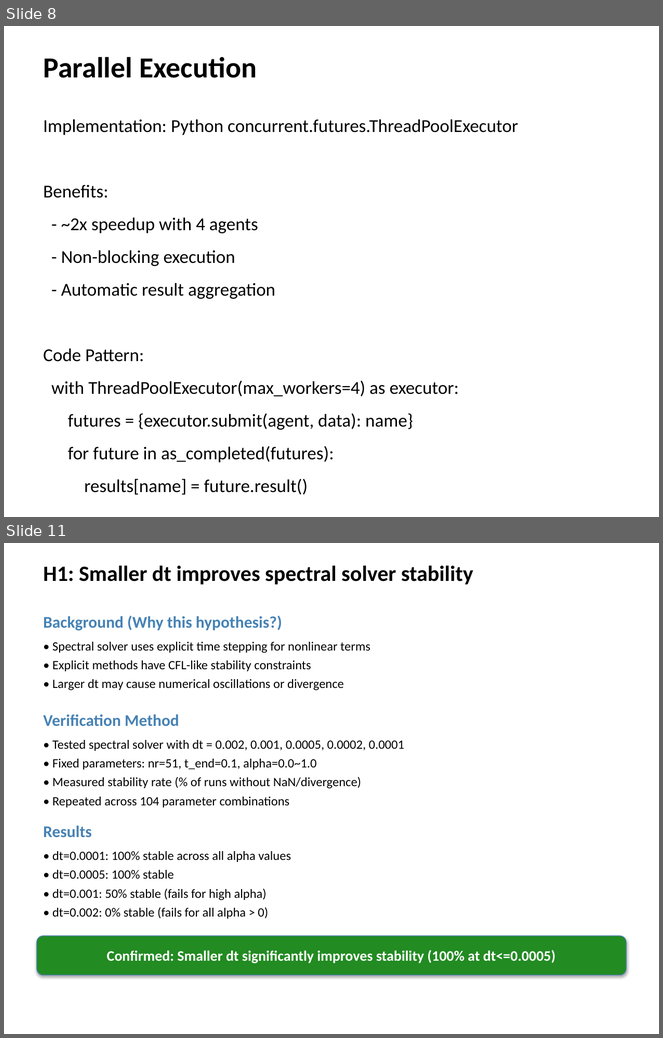
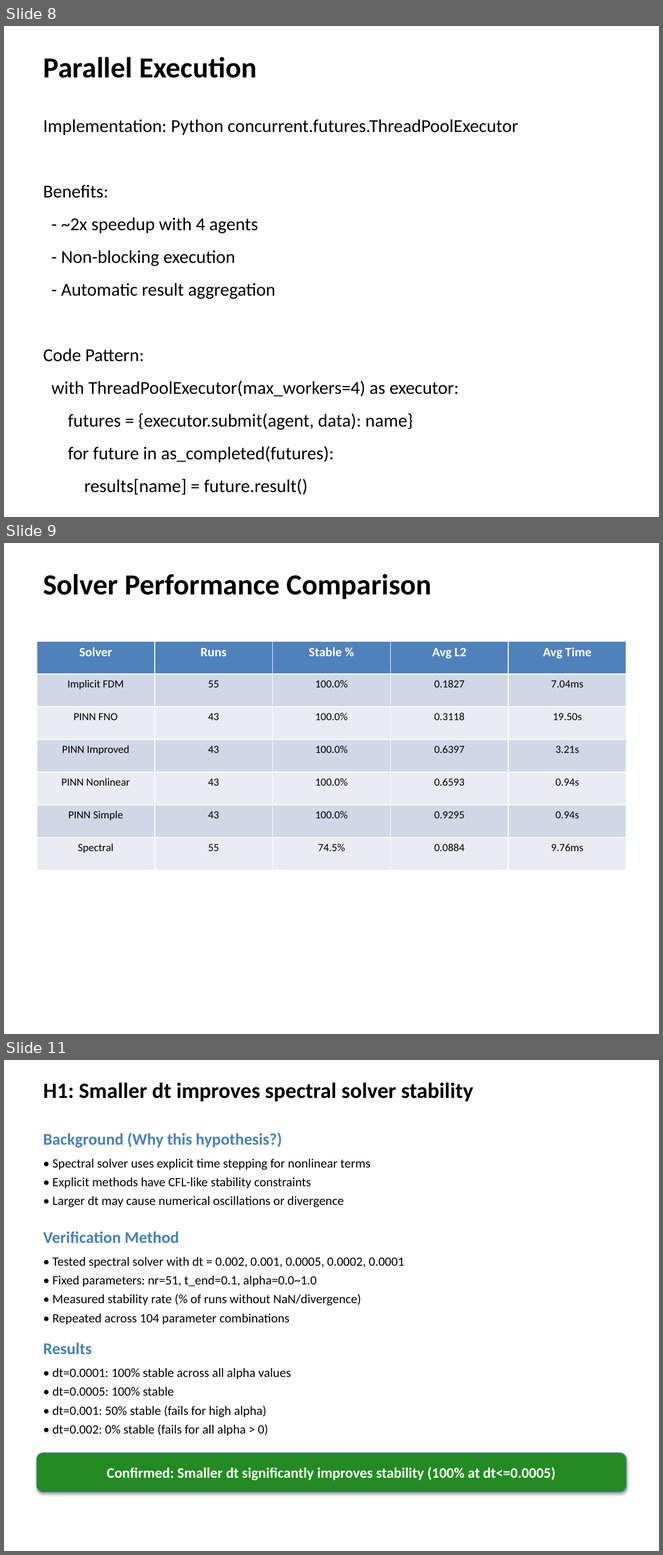
Before and after one commit to k-yoshimi/fusion-heat-transport-ai, a slide deck: docs/multiagent_presentation.pptx. Shown one above the other, each under a label of ours: slides 8 and 11 before the commit, slides 8, 9 and 11 after it; the slides between them are not shown. The pictures are 663x1038 and 663x1555 pixels, drawn with LibreOffice and Linux fonts; fonts in the diff are those of the drawing. Boxes give left, top, right and bottom in pixels: in the first picture for what was removed or moved away, otherwise in the second. Text is boxed around its words. In the diff, an @@ line names an element or a change of style, - is before the commit and + after.

```diff
--- a/docs/multiagent_presentation.pptx
+++ b/docs/multiagent_presentation.pptx
@@ slide 9 added at <box>4,543,659,1034</box>, background #FFFFFF @@
@@ text added at <box>43,574,432,599</box>, 32 pt, text #000000, bold @@
+Solver Performance Comparison
@@ table added at <box>37,641,626,871</box>, 7 rows, 5 columns @@
+Solver | Runs | Stable % | Avg L2 | Avg Time
+Implicit FDM | 55 | 100.0% | 0.1827 | 7.04ms
+PINN FNO | 43 | 100.0% | 0.3118 | 19.50s
+PINN Improved | 43 | 100.0% | 0.6397 | 3.21s
+PINN Nonlinear | 43 | 100.0% | 0.6593 | 0.94s
+PINN Simple | 43 | 100.0% | 0.9295 | 0.94s
+Spectral | 55 | 74.5% | 0.0884 | 9.76ms
```
Also in this commit, not shown: 3 slides changed, 3 other slides added, 1 slide removed, 9 other files.
